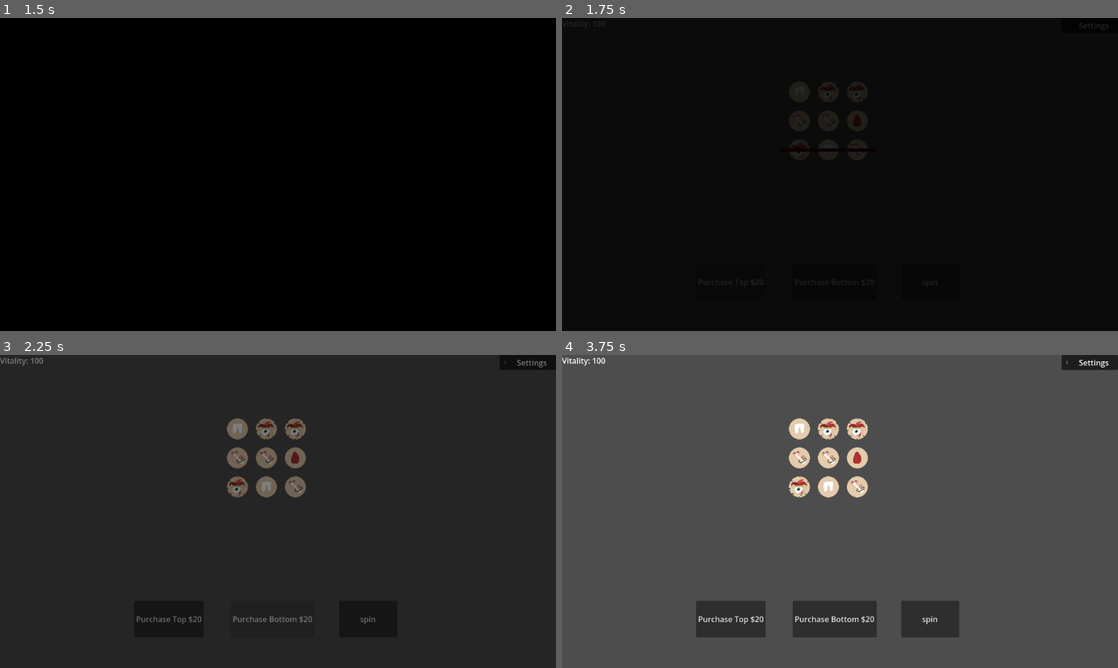
Above: before the commit, frames 1-4 (two rows, left to right).
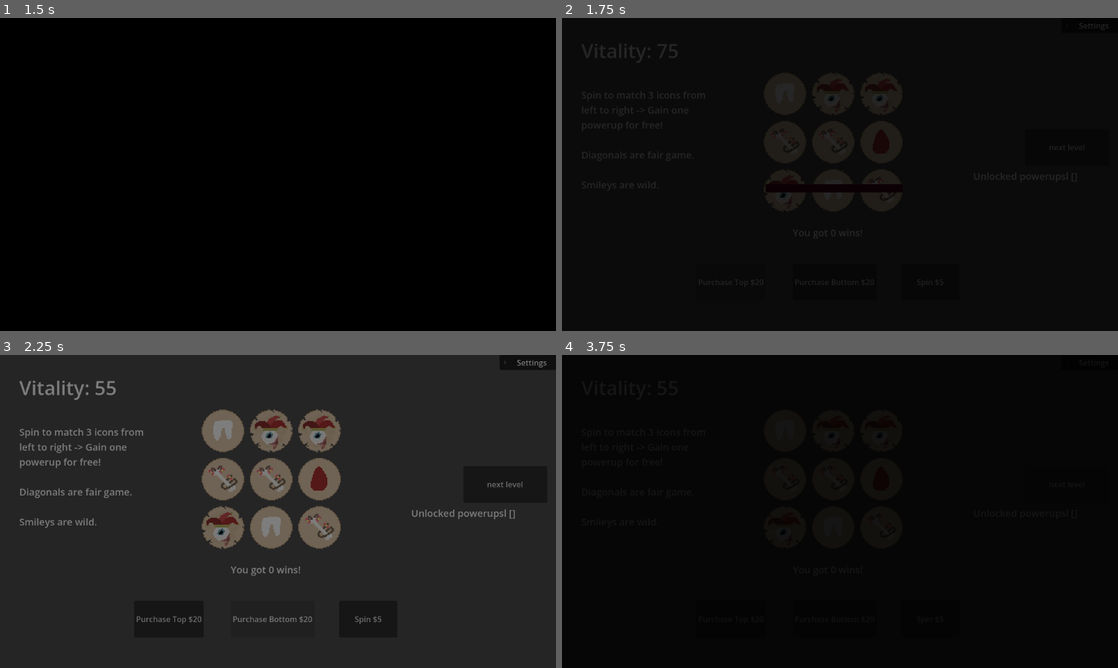
Above: after the commit, the same moments.

Repository: ZaneSoCool/GDaM-Mega-Collab-Fall-2025
Game: Godot game, scene res://Scenes/SlotMachine.tscn
The game is run twice, just before and just after one commit, with the same random seed, the same clock (stepped at 60 frames per second) and the same inputs. This scene is started directly instead of the project's main scene.
Inputs (mouse positions are in pixels of both pictures, inside the frame that each line leads up to):
- Up to frame 1 (1.5 s): click "spin" (after the commit: "Spin $5") at 0.5 s; click "Purchase Top $20" at 1.25 s
- Up to frame 2 (1.75 s): no input
- Up to frame 3 (2.25 s): click "Purchase Bottom $20" at 2 s
- Up to frame 4 (3.75 s): click (1067, 483) at 2.75 s, where only the run after the commit has a clickable "next level"; click (1067, 483) at 3.5 s, where only the run after the commit has a clickable "next level"

Frame 1 is identical in both runs. In frame 2, 1.1% of the frame differs, in the area x 0-93%, y 0-85%; in frame 3, 8.8%; in frame 4, 100%, in the area x 0-100%, y 0-100%.

Commit message:
game is playable
-blackjack loops into slotmachine and back
-slotmachine has more visuals and ui (bad)
-blackjack health is visible
-blackjack dealer health scales

Diff:
--- a/Scenes/BlackJack.tscn
+++ b/Scenes/BlackJack.tscn
@@ -17,7 +17,8 @@
 grow_vertical = 2
 mouse_filter = 2
 script = ExtResource("1_15ju2")
-dealer_max_vitality = 100
+dealer_max_vitality = 20
+next_scene = "res://Scenes/SlotMachine.tscn"
 metadata/_edit_vertical_guides_ = [-202.0]
 
 [node name="BG" type="TextureRect" parent="." unique_id=1327504477]
@@ -56,6 +57,22 @@
 offset_right = 452.0
 offset_bottom = 620.0
 mouse_filter = 2
+show_percentage = false
+
+[node name="Label" type="Label" parent="playerVitalityBar" unique_id=1146458585]
+layout_mode = 1
+anchors_preset = 8
+anchor_left = 0.5
+anchor_top = 0.5
+anchor_right = 0.5
+anchor_bottom = 0.5
+offset_left = -20.0
+offset_top = -11.5
+offset_right = 20.0
+offset_bottom = 11.5
+grow_horizontal = 2
+grow_vertical = 2
+text = "100/100"
 
 [node name="dealerVitalityBar" type="ProgressBar" parent="." unique_id=305924523]
 z_index = 1
@@ -65,6 +82,22 @@
 offset_right = 528.0
 offset_bottom = 82.0
 mouse_filter = 2
+show_percentage = false
+
+[node name="Label" type="Label" parent="dealerVitalityBar" unique_id=2052376618]
+layout_mode = 1
+anchors_preset = 8
+anchor_left = 0.5
+anchor_top = 0.5
+anchor_right = 0.5
+anchor_bottom = 0.5
+offset_left = -20.0
+offset_top = -11.5
+offset_right = 20.0
+offset_bottom = 11.5
+grow_horizontal = 2
+grow_vertical = 2
+text = "100/100"
 
 [node name="Data" type="VBoxContainer" parent="." unique_id=1930163351]
 layout_mode = 0
@@ -233,6 +266,24 @@
 horizontal_alignment = 1
 autowrap_mode = 2
 
+[node name="winandlose" type="Label" parent="." unique_id=1998195673]
+visible = false
+z_index = 1
+layout_mode = 1
+anchors_preset = 8
+anchor_left = 0.5
+anchor_top = 0.5
+anchor_right = 0.5
+anchor_bottom = 0.5
+offset_left = -50.0
+offset_top = -11.5
+offset_right = 50.0
+offset_bottom = 11.5
+grow_horizontal = 2
+grow_vertical = 2
+theme_override_font_sizes/font_size = 50
+text = "YOU BUSTED"
+
 [connection signal="pressed" from="playButtons/Hit" to="." method="_on_hit_pressed"]
 [connection signal="pressed" from="playButtons/Stand" to="." method="_on_stand_pressed"]
 [connection signal="pressed" from="playButtons/Double Down" to="." method="_on_double_down_pressed"]
--- a/Scenes/Slot.tscn
+++ b/Scenes/Slot.tscn
@@ -1,18 +1,19 @@
-[gd_scene load_steps=3 format=3 uid="uid://cexqfrush7ds6"]
+[gd_scene format=3 uid="uid://cexqfrush7ds6"]
 
 [ext_resource type="Script" uid="uid://ddrr4j0n2kst5" path="res://Scripts/Slot.gd" id="1_vqo0j"]
 [ext_resource type="Texture2D" uid="uid://dy3ajjkoi4274" path="res://Assets/Textures/slotMachine/jokerSlot.png" id="2_4h18v"]
 
-[node name="Slot" type="Control"]
+[node name="Slot" type="Control" unique_id=744469672]
 layout_mode = 3
 anchors_preset = 0
 offset_right = 44.0
 offset_bottom = 44.0
 script = ExtResource("1_vqo0j")
 
-[node name="TextureRect" type="TextureRect" parent="."]
+[node name="TextureRect" type="TextureRect" parent="." unique_id=1831313884]
 texture_filter = 1
 layout_mode = 0
 offset_right = 40.0
 offset_bottom = 40.0
+scale = Vector2(2, 2)
 texture = ExtResource("2_4h18v")
--- a/Scenes/SlotMachine.tscn
+++ b/Scenes/SlotMachine.tscn
@@ -9,6 +9,132 @@
 [ext_resource type="Texture2D" uid="uid://dy3ajjkoi4274" path="res://Assets/Textures/slotMachine/jokerSlot.png" id="6_dq6t6"]
 [ext_resource type="Texture2D" uid="uid://dsl0ajnhvrc1w" path="res://Assets/Textures/menus/Solid Colour - Burgundy Red.jpg" id="7_dq6t6"]
 
+[sub_resource type="Animation" id="Animation_dq6t6"]
+length = 0.001
+tracks/0/type = "value"
+tracks/0/imported = false
+tracks/0/enabled = true
+tracks/0/path = NodePath("winslabel:position")
+tracks/0/interp = 1
+tracks/0/loop_wrap = true
+tracks/0/keys = {
+"times": PackedFloat32Array(0),
+"transitions": PackedFloat32Array(1),
+"update": 0,
+"values": [Vector2(478, 430)]
+}
+tracks/1/type = "value"
+tracks/1/imported = false
+tracks/1/enabled = true
+tracks/1/path = NodePath("winslabel:scale")
+tracks/1/interp = 1
+tracks/1/loop_wrap = true
+tracks/1/keys = {
+"times": PackedFloat32Array(0),
+"transitions": PackedFloat32Array(1),
+"update": 0,
+"values": [Vector2(1, 1)]
+}
+tracks/2/type = "value"
+tracks/2/imported = false
+tracks/2/enabled = true
+tracks/2/path = NodePath("winslabel:theme_override_colors/font_color")
+tracks/2/interp = 1
+tracks/2/loop_wrap = true
+tracks/2/keys = {
+"times": PackedFloat32Array(0),
+"transitions": PackedFloat32Array(1),
+"update": 0,
+"values": [null]
+}
+
+[sub_resource type="Animation" id="Animation_glh05"]
+resource_name = "lose"
+length = 0.6
+tracks/0/type = "value"
+tracks/0/imported = false
+tracks/0/enabled = true
+tracks/0/path = NodePath("winslabel:position")
+tracks/0/interp = 1
+tracks/0/loop_wrap = true
+tracks/0/keys = {
+"times": PackedFloat32Array(0, 0.15, 0.6),
+"transitions": PackedFloat32Array(1, 1, 1),
+"update": 0,
+"values": [Vector2(478, 430), Vector2(317.99994, 212.99994), Vector2(478, 430)]
+}
+tracks/1/type = "value"
+tracks/1/imported = false
+tracks/1/enabled = true
+tracks/1/path = NodePath("winslabel:scale")
+tracks/1/interp = 1
+tracks/1/loop_wrap = true
+tracks/1/keys = {
+"times": PackedFloat32Array(0, 0.15, 0.6),
+"transitions": PackedFloat32Array(1, 1, 1),
+"update": 0,
+"values": [Vector2(1, 1), Vector2(4.49, 4.49), Vector2(1, 1)]
+}
+tracks/2/type = "value"
+tracks/2/imported = false
+tracks/2/enabled = true
+tracks/2/path = NodePath("winslabel:theme_override_colors/font_color")
+tracks/2/interp = 1
+tracks/2/loop_wrap = true
+tracks/2/keys = {
+"times": PackedFloat32Array(0, 0.6),
+"transitions": PackedFloat32Array(1, 1),
+"update": 0,
+"values": [Color(1, 0.015686275, 0.11372549, 1), null]
+}
+
+[sub_resource type="Animation" id="Animation_pgvtv"]
+resource_name = "won"
+length = 0.6
+tracks/0/type = "value"
+tracks/0/imported = false
+tracks/0/enabled = true
+tracks/0/path = NodePath("winslabel:position")
+tracks/0/interp = 1
+tracks/0/loop_wrap = true
+tracks/0/keys = {
+"times": PackedFloat32Array(0, 0.15, 0.6),
+"transitions": PackedFloat32Array(1, 1, 1),
+"update": 0,
+"values": [Vector2(478, 430), Vector2(317.99994, 212.99994), Vector2(478, 430)]
+}
+tracks/1/type = "value"
+tracks/1/imported = false
+tracks/1/enabled = true
+tracks/1/path = NodePath("winslabel:scale")
+tracks/1/interp = 1
+tracks/1/loop_wrap = true
+tracks/1/keys = {
+"times": PackedFloat32Array(0, 0.15, 0.6),
+"transitions": PackedFloat32Array(1, 1, 1),
+"update": 0,
+"values": [Vector2(1, 1), Vector2(4.49, 4.49), Vector2(1, 1)]
+}
+tracks/2/type = "value"
+tracks/2/imported = false
+tracks/2/enabled = true
+tracks/2/path = NodePath("winslabel:theme_override_colors/font_color")
+tracks/2/interp = 1
+tracks/2/loop_wrap = true
+tracks/2/keys = {
+"times": PackedFloat32Array(0, 0.6),
+"transitions": PackedFloat32Array(1, 1),
+"update": 0,
+"values": [Color(0, 0.7512203, 0.24263424, 1), null]
+}
+
+[sub_resource type="AnimationLibrary" id="AnimationLibrary_dq6t6"]
+_data = {
+&"RESET": SubResource("Animation_dq6t6"),
+&"lose": SubResource("Animation_glh05"),
+&"won": SubResource("Animation_pgvtv")
+}
+
 [node name="SlotMachine" type="Control" unique_id=1369259270]
 layout_mode = 3
 anchors_preset = 0
@@ -23,7 +149,7 @@
 offset_top = 509.0
 offset_right = 823.0
 offset_bottom = 584.99994
-text = "spin"
+text = "Spin $5"
 
 [node name="PurchaseTopButton" type="Button" parent="." unique_id=264564257]
 layout_mode = 0
@@ -40,6 +166,14 @@
 offset_right = 652.0
 offset_bottom = 584.99994
 text = "Purchase Bottom $20"
+
+[node name="nextlevelButton" type="Button" parent="." unique_id=417363822]
+layout_mode = 0
+offset_left = 960.0
+offset_top = 230.0
+offset_right = 1134.0
+offset_bottom = 305.99994
+text = "next level"
 
 [node name="GridContainer" type="GridContainer" parent="." unique_id=2096744493]
 layout_mode = 1
@@ -48,14 +182,14 @@
 anchor_top = 0.5
 anchor_right = 0.5
 anchor_bottom = 0.5
-offset_left = 450.0
-offset_top = 111.0
-offset_right = 614.0
-offset_bottom = 275.0
+offset_left = 398.0
+offset_top = 93.0
+offset_right = 686.0
+offset_bottom = 381.0
 grow_horizontal = 2
 grow_vertical = 2
-theme_override_constants/h_separation = 60
-theme_override_constants/v_separation = 60
+theme_override_constants/h_separation = 100
+theme_override_constants/v_separation = 100
 columns = 3
 
 [node name="Slot1" parent="GridContainer" unique_id=2066148344 instance=ExtResource("1_bstdy")]
@@ -87,26 +221,69 @@
 
 [node name="topNotPurchased" type="TextureRect" parent="." unique_id=197071765]
 layout_mode = 0
-offset_left = 453.0
+offset_left = 418.0
 offset_top = 145.0
-offset_right = 651.0
-offset_bottom = 152.0
+offset_right = 706.0
+offset_bottom = 160.0
 texture = ExtResource("7_dq6t6")
 expand_mode = 1
 
 [node name="bottomNotPurchased" type="TextureRect" parent="." unique_id=2105595608]
 layout_mode = 0
-offset_left = 453.0
-offset_top = 270.0
-offset_right = 651.0
-offset_bottom = 277.0
+offset_left = 422.0
+offset_top = 344.0
+offset_right = 706.0
+offset_bottom = 361.0
 texture = ExtResource("7_dq6t6")
 expand_mode = 1
 
 [node name="Vitality" type="Label" parent="." unique_id=1958283149]
 layout_mode = 0
+offset_left = 40.0
+offset_top = 40.0
+offset_right = 242.0
+offset_bottom = 95.0
+theme_override_font_sizes/font_size = 40
 text = "Vitality: 00"
+
+[node name="instructions" type="Label" parent="." unique_id=548892743]
+layout_mode = 0
+offset_left = 40.0
+offset_top = 145.0
+offset_right = 318.0
+offset_bottom = 401.0
+theme_override_font_sizes/font_size = 20
+text = "Spin to match 3 icons from left to right -> Gain one powerup for free!
+
+Diagonals are fair game.
+
+Smileys are wild."
+autowrap_mode = 3
+
+[node name="winslabel" type="Label" parent="." unique_id=1182200179]
+layout_mode = 0
+offset_left = 478.0
+offset_top = 430.0
+offset_right = 756.00183
+offset_bottom = 737.01013
+theme_override_font_sizes/font_size = 20
+text = "You won ___"
+autowrap_mode = 3
+
+[node name="wonItemsLabel" type="Label" parent="." unique_id=2028122451]
+layout_mode = 0
+offset_left = 852.0
+offset_top = 313.0
+offset_right = 1130.0
+offset_bottom = 621.0
+theme_override_font_sizes/font_size = 20
+text = "Won items:"
+autowrap_mode = 3
+
+[node name="AnimationPlayer" type="AnimationPlayer" parent="." unique_id=1567674221]
+libraries/ = SubResource("AnimationLibrary_dq6t6")
 
 [connection signal="pressed" from="SpinButton" to="." method="_on_spin_button_pressed"]
 [connection signal="pressed" from="PurchaseTopButton" to="." method="_on_purchase_top_button_pressed"]
 [connection signal="pressed" from="PurchaseBottomButton" to="." method="_on_purchase_bottom_button_pressed"]
+[connection signal="pressed" from="nextlevelButton" to="." method="_on_nextlevel_button_pressed"]
--- a/Scenes/levels/1_1.tscn
+++ /dev/null
@@ -1,162 +0,0 @@
-[gd_scene load_steps=3 format=3 uid="uid://5l8ea5ufrge5"]
-
-[ext_resource type="Script" uid="uid://cy2kydfbv7f33" path="res://Scripts/blackjack.gd" id="1_ctnfv"]
-[ext_resource type="Texture2D" uid="uid://b87v47p4kmm67" path="res://icon.svg" id="2_y3ccu"]
-
-[node name="1_1" type="Control"]
-layout_mode = 3
-anchors_preset = 15
-anchor_right = 1.0
-anchor_bottom = 1.0
-grow_horizontal = 2
-grow_vertical = 2
-script = ExtResource("1_ctnfv")
-dealer_max_vitality = 30
-minimumBet = 1
-AI_hit_stop = 20
-AI_randomness = 0
-next_scene = "res://Scenes/SlotMachine.tscn"
-
-[node name="BG" type="TextureRect" parent="."]
-layout_mode = 1
-anchors_preset = 15
-anchor_right = 1.0
-anchor_bottom = 1.0
-grow_horizontal = 2
-grow_vertical = 2
-
-[node name="Enemy" type="TextureRect" parent="."]
-layout_mode = 1
-anchors_preset = 8
-anchor_left = 0.5
-anchor_top = 0.5
-anchor_right = 0.5
-anchor_bottom = 0.5
-offset_left = -64.0
-offset_top = -273.0
-offset_right = 64.0
-offset_bottom = -145.0
-grow_horizontal = 2
-grow_vertical = 2
-texture = ExtResource("2_y3ccu")
-
-[node name="Dealer_Vitality" type="Label" parent="."]
-layout_mode = 0
-offset_left = 512.0
-offset_top = 193.0
-offset_right = 644.0
-offset_bottom = 216.0
-text = "Vitality: 00"
-horizontal_alignment = 1
-
-[node name="VBoxContainer" type="VBoxContainer" parent="."]
-layout_mode = 0
-offset_left = 10.0
-offset_top = 10.0
-offset_right = 142.0
-offset_bottom = 66.0
-theme_override_constants/separation = 10
-alignment = 1
-
-[node name="MinimumBet" type="Label" parent="VBoxContainer"]
-layout_mode = 2
-text = "Minimum Bet: 00"
-
-[node name="CurrentBet" type="Label" parent="VBoxContainer"]
-layout_mode = 2
-text = "Current Bet: 00"
-
-[node name="Vitality" type="Label" parent="VBoxContainer"]
-layout_mode = 2
-text = "Vitality: 00"
-
-[node name="HandValue" type="Label" parent="VBoxContainer"]
-layout_mode = 2
-text = "Hand Value : 0"
-
-[node name="playButtons" type="HBoxContainer" parent="."]
-layout_mode = 1
-anchors_preset = 7
-anchor_left = 0.5
-anchor_top = 1.0
-anchor_right = 0.5
-anchor_bottom = 1.0
-offset_left = -128.5
-offset_top = -50.0
-offset_right = 128.5
-offset_bottom = -10.0
-grow_horizontal = 2
-grow_vertical = 0
-theme_override_constants/separation = 30
-alignment = 1
-
-[node name="Hit" type="Button" parent="playButtons"]
-layout_mode = 2
-text = "Hit"
-
-[node name="Stand" type="Button" parent="playButtons"]
-layout_mode = 2
-text = "Stand"
-
-[node name="Double Down" type="Button" parent="playButtons"]
-layout_mode = 2
-text = "Double Down"
-
-[node name="betButtons" type="HBoxContainer" parent="."]
-layout_mode = 1
-anchors_preset = 7
-anchor_left = 0.5
-anchor_top = 1.0
-anchor_right = 0.5
-anchor_bottom = 1.0
-offset_left = -128.5
-offset_top = -50.0
-offset_right = 128.5
-offset_bottom = -10.0
-grow_horizontal = 2
-grow_vertical = 0
-theme_override_constants/separation = 30
-alignment = 1
-
-[node name="LineEdit" type="LineEdit" parent="betButtons"]
-layout_mode = 2
-
-[node name="Submit" type="Button" parent="betButtons"]
-layout_mode = 2
-text = "Submit"
-
-[node name="DealersCardsVisualized" type="HBoxContainer" parent="."]
-layout_mode = 0
-offset_left = 351.0
-offset_top = 300.0
-offset_right = 801.00024
-offset_bottom = 451.99976
-theme_override_constants/separation = 50
-alignment = 1
-
-[node name="PlayerCardsVisualized" type="HBoxContainer" parent="."]
-layout_mode = 0
-offset_left = 340.0
-offset_top = 486.0
-offset_right = 813.0
-offset_bottom = 598.5
-theme_override_constants/separation = 50
-alignment = 1
-
-[node name="PowerUps" type="HBoxContainer" parent="."]
-layout_mode = 0
-offset_top = 387.0
-offset_right = 340.0
-offset_bottom = 643.0
-
-[node name="PowerUpsPassive" type="HBoxContainer" parent="."]
-layout_mode = 0
-offset_left = 813.0
-offset_top = 387.0
-offset_right = 1153.0
-offset_bottom = 643.0
-
-[connection signal="pressed" from="playButtons/Hit" to="." method="_on_hit_pressed"]
-[connection signal="pressed" from="playButtons/Stand" to="." method="_on_stand_pressed"]
-[connection signal="pressed" from="playButtons/Double Down" to="." method="_on_double_down_pressed"]
-[connection signal="pressed" from="betButtons/Submit" to="." method="_on_submit_pressed"]
--- a/Scripts/Global.gd
+++ b/Scripts/Global.gd
@@ -1,19 +1,20 @@
 extends Node
 
+var dealer_health_scalar : int = 1
 var current_dealer_vitality : int = 0
 var vitality : int = 100
 var max_vitality : int = 100 #not a cap but a tracker of the highest the player's vitality has reached
 
 #stores quantity of power ups player has
 var powerUpQuantityDictionary : Dictionary[String, int] = {
-	"Equivalent Exchange" : 5,
-	"Backjack" : 5,
-	"LowBall" : 5,
-	"SickleCell" : 5,
-	"AceInTheHole" : 5,
-	"DoubleDown" : 5,
-	"Slurp" : 5,
-	"Rawr" : 5
+	"Equivalent Exchange" : 0,
+	"Backjack" : 0,
+	"LowBall" : 0,
+	"SickleCell" : 0,
+	"AceInTheHole" : 0,
+	"DoubleDown" : 0,
+	"Slurp" : 0,
+	"Rawr" : 0
 }
 
 #stores references to the scene of a powerUp
--- a/Scripts/blackjack.gd
+++ b/Scripts/blackjack.gd
@@ -38,14 +38,22 @@
 	#vitality
 @onready var player_vitality_bar: ProgressBar = $playerVitalityBar
 @onready var dealer_vitality_bar: ProgressBar = $dealerVitalityBar
+@onready var player_vitality_bar_label: Label = $playerVitalityBar/Label
+@onready var dealer_vitality_bar_label: Label = $dealerVitalityBar/Label
+
+
 	#powerups
 @onready var power_ups: GridContainer = $LeftBar/PowerUps
+
+@onready var winandlose: Label = $winandlose
 
 var cardScene = preload("res://Scenes/Card.tscn")
 
 #setup
 func _ready() -> void:
 	#-----------init scene-----------
+
+	dealer_max_vitality = roundi(dealer_max_vitality * Global.dealer_health_scalar)
 
 	#sets up dealer health
 	if Global.current_dealer_vitality <= 0:
@@ -60,6 +68,7 @@
 	#setup player health bar
 	player_vitality_bar.value = Global.vitality
 	player_vitality_bar.max_value = Global.max_vitality
+	player_vitality_bar_label.text = str(player_vitality_bar.value) + " / " + str(player_vitality_bar.max_value)
 
 	#sets up the dealers max vitality if this is the first match against this dealer (this is the case if dealer vitality is <=0)
 	if Global.current_dealer_vitality <= 0:
@@ -68,6 +77,7 @@
 	#setup dealer health bar
 	dealer_vitality_bar.max_value = dealer_max_vitality
 	dealer_vitality_bar.value = Global.current_dealer_vitality
+	dealer_vitality_bar_label.text = str(dealer_vitality_bar.value) + " / " + str(dealer_vitality_bar.max_value)
 
 	#setup powerUps
 	for powerUpKey in Global.powerUpQuantityDictionary:
@@ -111,27 +121,37 @@
 			dealerLose()
 
 		else:
-			print("player won : new round")
-			await(get_tree().create_timer(3.0).timeout)
+			flipAllCards()
+			winandlose.text = "Hand Won"
+			winandlose.visible = true
+			await(get_tree().create_timer(2.0).timeout)
 			SceneTransition.reload_current_scene()
 
 	else:
 		Global.vitality -= currentBet
 
 		if Global.vitality <= 0:
-			print("game over")
-			await(get_tree().create_timer(3.0).timeout)
+			flipAllCards()
+			winandlose.text = "Game Over"
+			winandlose.visible = true
+			await(get_tree().create_timer(2.0).timeout)
 			SceneTransition.change_scene_to("res://Scenes/Menu.tscn")
 		else:
-			print("player lost : new round")
-			await(get_tree().create_timer(3.0).timeout)
+			flipAllCards()
+			winandlose.text = "Hand Lost"
+			winandlose.visible = true
+			await(get_tree().create_timer(2.0).timeout)
 			SceneTransition.reload_current_scene()
 
 func dealerLose():
 	Global.current_dealer_vitality = 0
-	print("next level")
-	await(get_tree().create_timer(3.0).timeout)
+	flipAllCards()
+	winandlose.text = "Round Won"
+	winandlose.visible = true
+	await(get_tree().create_timer(2.0).timeout)
+	Global.dealer_health_scalar *= 1.5
 	SceneTransition.change_scene_to(next_scene)
+
 
 #------------Game/Round Logic------------#
 
@@ -314,3 +334,8 @@
 		var card = playerCards[i]
 		if card.card_id == id and card.card_suite == suite:
 			return i
+
+func flipAllCards():
+	var allCards = dealerCards+playerCards
+	for card in allCards:
+		card.setup_card_texture(card.card_id, card.card_suite)
--- a/Scripts/card.gd
+++ b/Scripts/card.gd
@@ -50,6 +50,7 @@
 	elif suit == 4:
 		sprite.texture = blood_text
 
+	sprite.hframes = 13
 	sprite.frame = value - 1
 
 func _on_mouse_entered() -> void:
--- a/Scripts/menuscript.gd
+++ b/Scripts/menuscript.gd
@@ -4,7 +4,7 @@
 
 func _on_button_pressed() -> void:
 	SoundController.buttonPressed()
-	SceneTransition.change_scene_to("res://Scenes/levels/1_1.tscn")
+	SceneTransition.change_scene_to("res://Scenes/BlackJack.tscn")
 
 func _on_button_2_pressed() -> void:
 	get_tree().quit()
--- a/Scripts/slotMachine.gd
+++ b/Scripts/slotMachine.gd
@@ -6,9 +6,14 @@
 @onready var top_not_purchased: TextureRect = $topNotPurchased
 @onready var bottom_not_purchased: TextureRect = $bottomNotPurchased
 @onready var vitality_label: Label = $Vitality
+@onready var winslabel: Label = $winslabel
+@onready var wonItemsLabel: Label = $wonItemsLabel
 
 @export var purchasedTop : bool = false
 @export var purchasedBottom : bool = false
+@onready var anim: AnimationPlayer = $AnimationPlayer
+
+var listOfWonItems : Array[String]
 
 var slots = {
 	0 : [],
@@ -24,6 +29,12 @@
 	vitality_label.text = "Vitality: " + str(Global.vitality)
 
 func _on_spin_button_pressed() -> void:
+	if Global.vitality <= 5:
+		return
+
+	Global.vitality -= 5
+	vitality_label.text = "Vitality: " + str(Global.vitality)
+
 	for row in slots:
 		for slot in slots[row]:
 			slot.spin(symbols)
@@ -61,21 +72,31 @@
 	giveRewards(wins)
 
 func giveRewards(wins : int):
-	print("slot wins = " + str(wins))
+	winslabel.text = "You got " + str(wins) + " wins!"
+	if wins > 0:
+		anim.play("won")
+	else:
+		anim.play("lose")
+
 	for win in wins: #gives player a random powerUp for each win
 		var powerUpKeys = Global.powerUpQuantityDictionary.keys()
 		var randomPowerUpKey = powerUpKeys[randi() % powerUpKeys.size()]
 		Global.powerUpQuantityDictionary[randomPowerUpKey] += 1
+		listOfWonItems.append(str(randomPowerUpKey))
+
+	wonItemsLabel.text = "Unlocked powerupsl " + str(listOfWonItems)
 
 func _on_purchase_top_button_pressed() -> void:
-	#if Global.vitality > 20:
-		#Global.vitality -= 20
+	if Global.vitality > 20:
+		Global.vitality -= 20
+		vitality_label.text = "Vitality: " + str(Global.vitality)
 		purchasedTop = true
 		top_not_purchased.visible = false
 
 func _on_purchase_bottom_button_pressed() -> void:
-	#if Global.vitality > 20:
-		#Global.vitality -= 20
+	if Global.vitality > 20:
+		Global.vitality -= 20
+		vitality_label.text = "Vitality: " + str(Global.vitality)
 		purchasedBottom = true
 		bottom_not_purchased.visible = false
 
@@ -88,3 +109,7 @@
 			return true
 
 	return false
+
+
+func _on_nextlevel_button_pressed() -> void:
+	SceneTransition.change_scene_to("res://Scenes/BlackJack.tscn")
